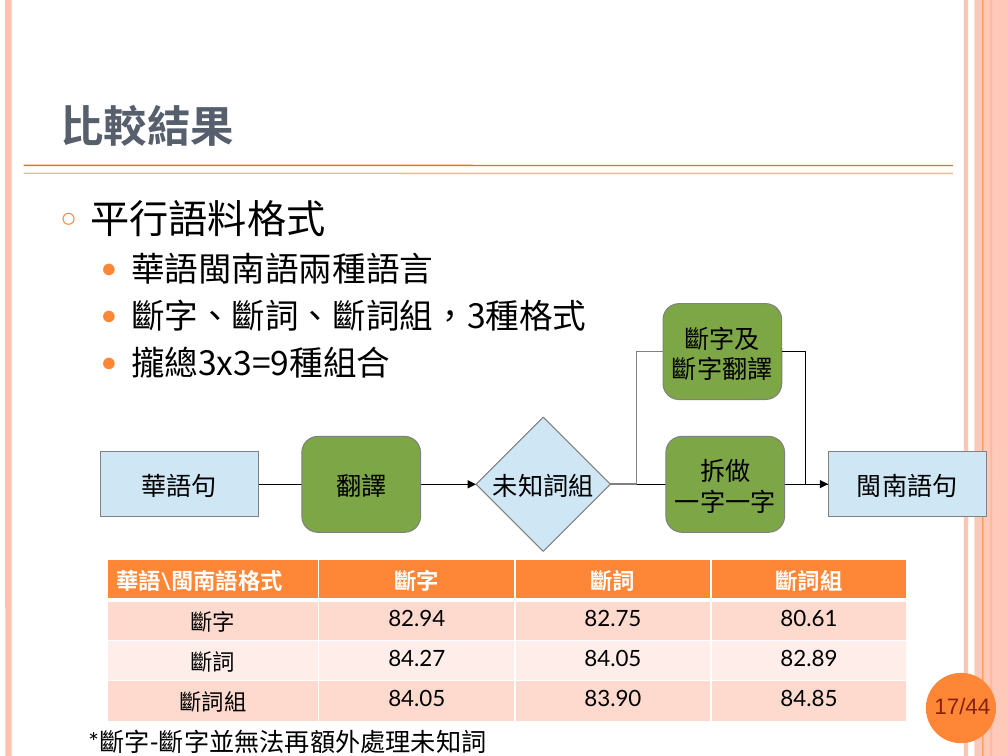
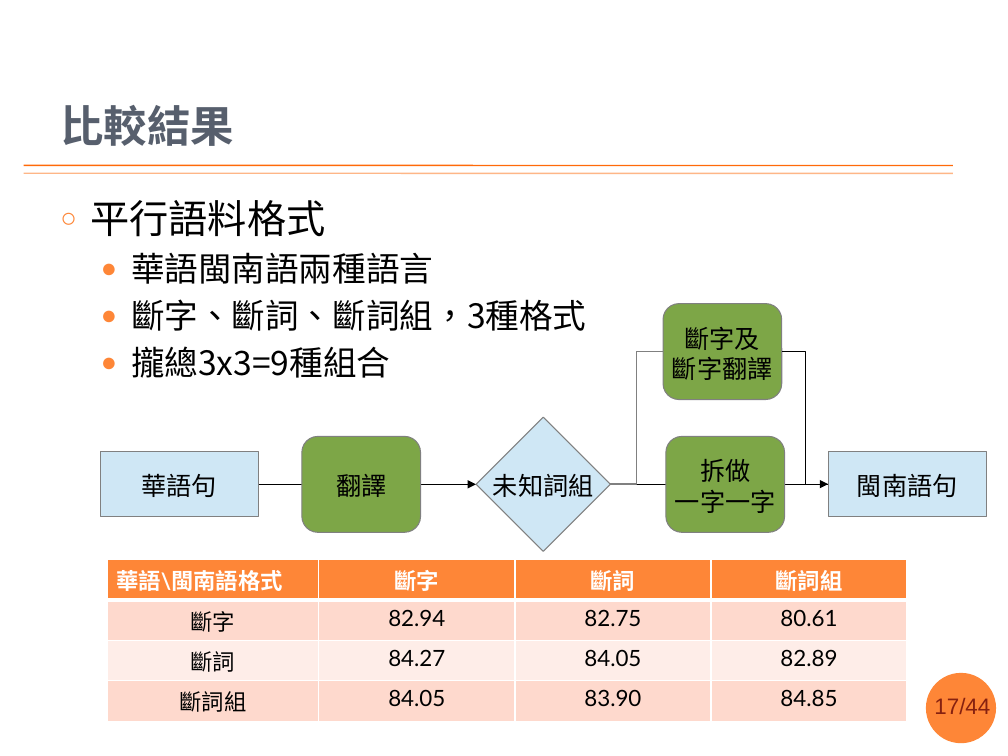
Before and after one commit to sih4sing5hong5/po3-ko3_tau5-iann2-phinn3, a slide deck: slide 17 of 翻譯報告.pptx. Drawn at 1008x756 pixels with LibreOffice and Linux fonts; fonts in the diff are those of the drawing; background and template pictures are left out. Boxes give left, top, right and bottom in pixels: in the first picture for what was removed or moved away, otherwise in the second. Text is boxed around its words. In the diff, an @@ line names an element or a change of style, - is before the commit and + after.

```diff
--- a/翻譯報告.pptx
+++ b/翻譯報告.pptx
@@ line removed from (8, 0) to (8, 756) @@
@@ line removed from (966, 0) to (966, 756) @@
@@ rectangle removed at bbox=[975, 0, 1008, 756] @@
@@ line removed from (983, 0) to (983, 756) @@
@@ line removed from (991, 0) to (991, 756) @@
@@ text removed at bbox=[88, 730, 486, 753] @@
-*斷字-斷字並無法再額外處理未知詞
```
Also in this commit, not shown: 54 other slides changed, 3 slides added, 5 slides removed.
